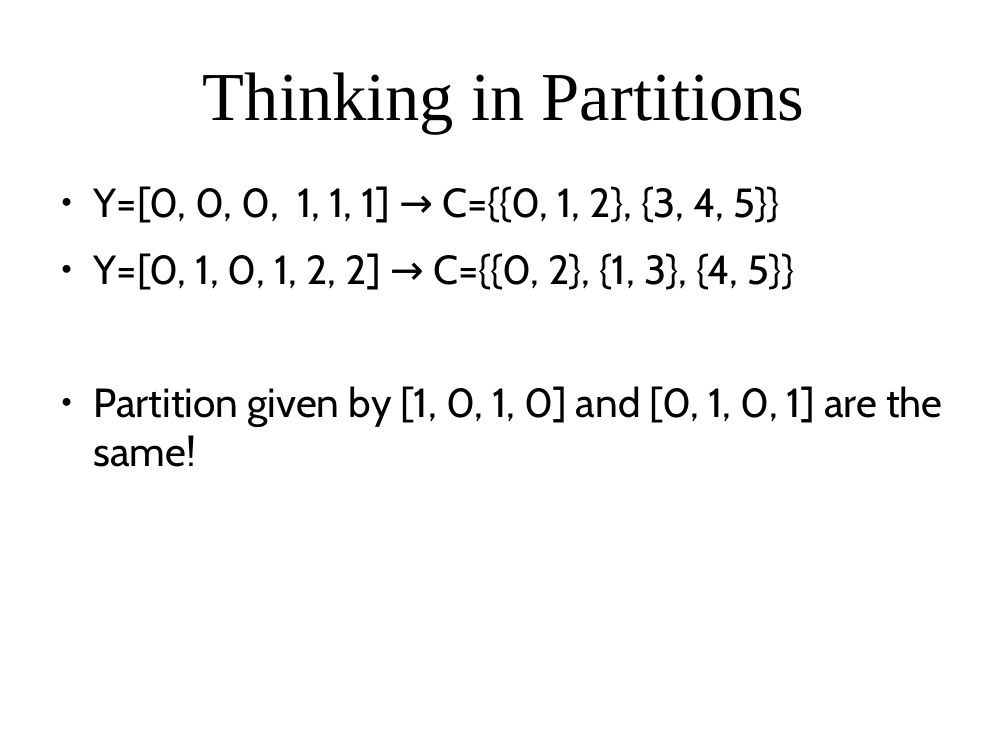
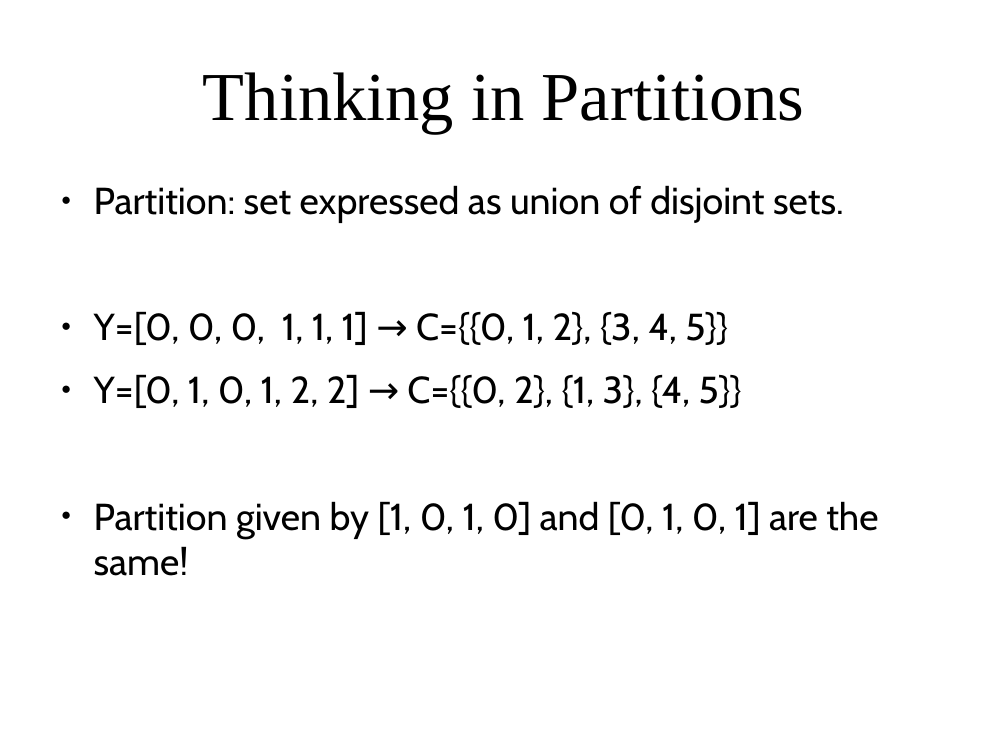
Before and after one commit to amueller/applied_ml_spring_2017, a slide deck: slide 4 of slides/aml-17-032717.odp. Drawn at 1008x756 pixels with LibreOffice and Linux fonts; fonts in the diff are those of the drawing. Boxes give left, top, right and bottom in pixels: in the first picture for what was removed or moved away, otherwise in the second. Text is boxed around its words. In the diff, an @@ line names an element or a change of style, - is before the commit and + after.

```diff
--- a/slides/aml-17-032717.odp
+++ b/slides/aml-17-032717.odp
@@ text at (94, 185, 844, 223): paragraph added @@
+● Partition: set expressed as union of disjoint sets.
@@ text at (94, 311, 878, 576): size 32 to 29.6 pt in "Y=[0, 0, 0, 1, 1, 1] → ...", "Y=[0, 1, 0, 1, 2, 2] → ...", "Partition given by [1, 0, 1, 0] ..." @@
```
Also in this commit, not shown: 1 other slide changed, 2 slides removed, 4 other files.
